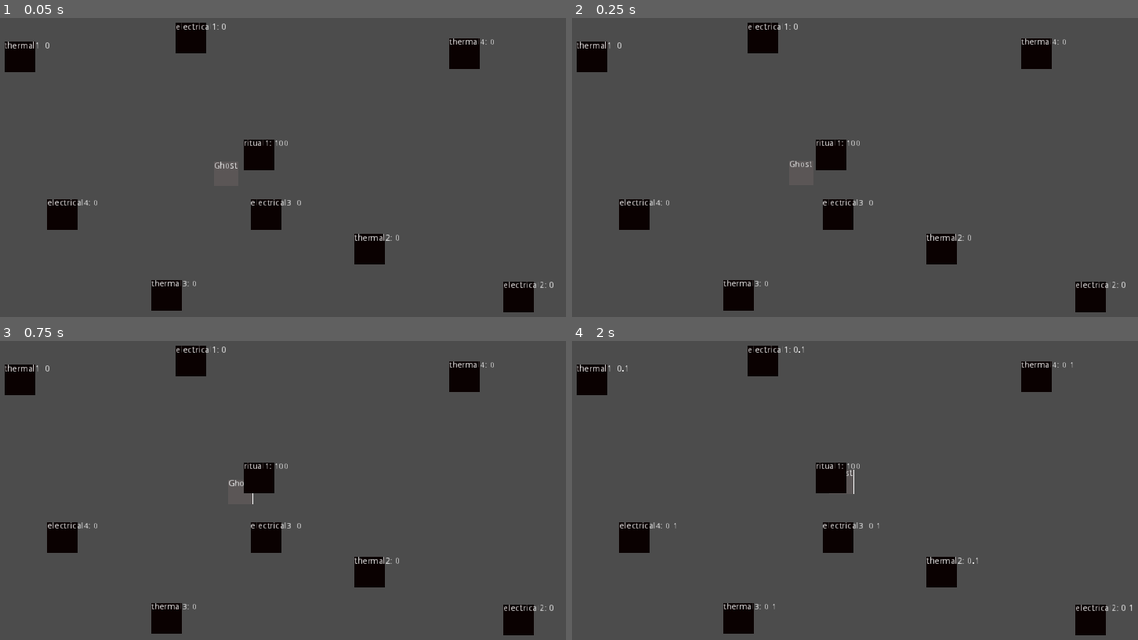
Above: before the commit, frames 1-4 (two rows, left to right).
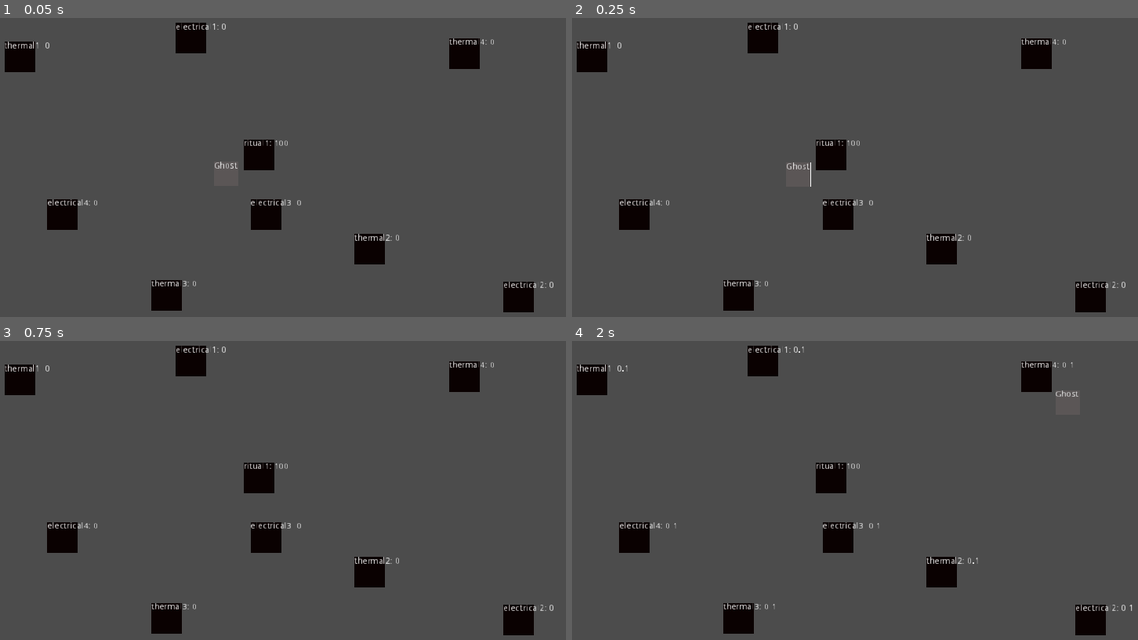
Above: after the commit, the same moments.

Repository: feyrkh/spook-encounters
Game: Godot game, scene res://scene/demo/powerSourceDemo.tscn
The game is run twice, just before and just after one commit, with the same random seed, the same clock (stepped at 60 frames per second) and the same inputs. The project has no main scene, so this scene is started directly.
Inputs (mouse positions are in pixels of both pictures, inside the frame that each line leads up to):
- Up to frame 1 (0.05 s): no input
- Up to frame 2 (0.25 s): no input
- Up to frame 3 (0.75 s): move the mouse to (237, 493) at 0.52 s; hold D (p1_move_right) from 0.53 s (still down); tap Tab (cycle_selected_item) at 0.6 s; click (237, 493) at 0.67 s
- Up to frame 4 (2 s): move the mouse to (724, 532) at 1.27 s; release D (p1_move_right) at 1.28 s; hold S (p1_move_down) from 1.28 s (still down); tap X (drop_held_item) at 1.35 s

Frame 1 is identical in both runs. In frame 2, less than 0.1% of the frame differs, in the area x 37-43%, y 47-57%; in frame 3, less than 0.1%; in frame 4, less than 0.1%.

Commit message:
Started on ScriptedGhost, added teleport movestyle

Diff:
--- a/project.godot
+++ b/project.godot
@@ -24,6 +24,11 @@
 "language": "GDScript",
 "path": "res://scene/ghost/GhostController.gd"
 }, {
+"base": "Node",
+"class": "GhostScript",
+"language": "GDScript",
+"path": "res://scene/ghost/goal/GhostScript.gd"
+}, {
 "base": "Node2D",
 "class": "GoalController",
 "language": "GDScript",
@@ -39,7 +44,7 @@
 "language": "GDScript",
 "path": "res://scene/player/ItemDetector.gd"
 }, {
-"base": "Node2D",
+"base": "Node",
 "class": "MovementController",
 "language": "GDScript",
 "path": "res://scene/ghost/move/MovementController.gd"
@@ -53,17 +58,24 @@
 "class": "PowerSourceUtil",
 "language": "GDScript",
 "path": "res://scene/ghost/source/PowerSourceUtil.gd"
+}, {
+"base": "KinematicBody2D",
+"class": "ScriptedGhost",
+"language": "GDScript",
+"path": "res://scene/ghost/ScriptedGhost.gd"
 } ]
 _global_script_class_icons={
 "BasicItem": "",
 "FloatController": "",
 "GhostController": "",
+"GhostScript": "",
 "GoalController": "",
 "HeldItem": "",
 "ItemDetector": "",
 "MovementController": "",
 "PowerSource": "",
-"PowerSourceUtil": ""
+"PowerSourceUtil": "",
+"ScriptedGhost": ""
 }
 
 [application]
--- a/scene/demo/powerSourceDemo.tscn
+++ b/scene/demo/powerSourceDemo.tscn
@@ -1,6 +1,6 @@
 [gd_scene load_steps=3 format=2]
 
-[ext_resource path="res://scene/ghost/Ghost.tscn" type="PackedScene" id=1]
+[ext_resource path="res://scene/ghost/DrainerGhost.tscn" type="PackedScene" id=1]
 [ext_resource path="res://scene/ghost/source/PowerSource.tscn" type="PackedScene" id=2]
 
 [node name="PowerSourceDemo" type="Node2D"]
--- a/scene/ghost/Ghost.tscn
+++ b/scene/ghost/DrainerGhost.tscn
@@ -1,10 +1,11 @@
-[gd_scene load_steps=8 format=2]
+[gd_scene load_steps=9 format=2]
 
 [ext_resource path="res://scene/ghost/GhostController.gd" type="Script" id=1]
-[ext_resource path="res://scene/ghost/move/FloatController.gd" type="Script" id=2]
-[ext_resource path="res://scene/ghost/goal/GoalController.gd" type="Script" id=3]
-[ext_resource path="res://scene/ghost/DebugLabel.gd" type="Script" id=4]
+[ext_resource path="res://scene/ghost/move/styles/teleport.gd" type="Script" id=2]
+[ext_resource path="res://scene/ghost/DebugLabel.gd" type="Script" id=3]
+[ext_resource path="res://scene/ghost/goal/GoalController.gd" type="Script" id=4]
 [ext_resource path="res://scene/ghost/drain/DrainController.gd" type="Script" id=5]
+[ext_resource path="res://scene/ghost/move/styles/teleport.tscn" type="PackedScene" id=6]
 
 [sub_resource type="RectangleShape2D" id=1]
 extents = Vector2( 20, 20 )
@@ -46,9 +47,11 @@
 script = ExtResource( 5 )
 
 [node name="GoalController" type="Node2D" parent="."]
-script = ExtResource( 3 )
+script = ExtResource( 4 )
 
-[node name="MovementController" type="Node2D" parent="."]
+[node name="MovementControllerOld" type="Node2D" parent="."]
 script = ExtResource( 2 )
+
+[node name="MovementController" parent="." instance=ExtResource( 6 )]
+[connection signal="timeout" from="GoalTimer" to="." method="_on_GoalTimer_timeout"]
 [connection signal="timeout" from="GoalTimer" to="RichTextLabel" method="_on_GoalTimer_timeout"]
-[connection signal="timeout" from="GoalTimer" to="." method="_on_GoalTimer_timeout"]
--- /dev/null
+++ b/scene/ghost/ScriptedGhost.gd
@@ -0,0 +1,5 @@
+extends KinematicBody2D
+class_name ScriptedGhost
+
+var activeStep = 0
+onready var ghostScript = $GhostScript
--- /dev/null
+++ b/scene/ghost/ScriptedGhost.tscn
@@ -0,0 +1,45 @@
+[gd_scene load_steps=7 format=2]
+
+[ext_resource path="res://scene/ghost/ScriptedGhost.gd" type="Script" id=1]
+[ext_resource path="res://scene/ghost/move/styles/float.tscn" type="PackedScene" id=2]
+[ext_resource path="res://scene/ghost/goal/GhostScript.gd" type="Script" id=3]
+[ext_resource path="res://scene/ghost/move/MultiMoveController.gd" type="Script" id=4]
+
+[sub_resource type="RectangleShape2D" id=1]
+extents = Vector2( 20, 20 )
+
+[sub_resource type="StyleBoxFlat" id=2]
+bg_color = Color( 0.359375, 0.338318, 0.338318, 1 )
+
+[node name="ghost" type="KinematicBody2D"]
+collision_layer = 4
+collision_mask = 0
+script = ExtResource( 1 )
+
+[node name="ColorRect" type="ColorRect" parent="."]
+margin_right = 40.0
+margin_bottom = 40.0
+__meta__ = {
+"_edit_use_anchors_": false
+}
+
+[node name="CollisionShape2D" type="CollisionShape2D" parent="."]
+position = Vector2( 19.8438, 20.1587 )
+shape = SubResource( 1 )
+
+[node name="Label" type="RichTextLabel" parent="."]
+margin_right = 40.0
+margin_bottom = 40.0
+custom_styles/normal = SubResource( 2 )
+text = "Ghost"
+__meta__ = {
+"_edit_use_anchors_": false
+}
+
+[node name="GhostScript" type="Node" parent="."]
+script = ExtResource( 3 )
+
+[node name="move" type="Node" parent="."]
+script = ExtResource( 4 )
+
+[node name="float" parent="move" instance=ExtResource( 2 )]
--- /dev/null
+++ b/scene/ghost/goal/GhostScript.gd
@@ -0,0 +1,7 @@
+extends Node
+class_name GhostScript
+
+func _ready():
+	for child in get_children():
+		if child.has_method('setGhost'): child.setGhost(get_parent())
+		if child.has_method('setScript'): child.setScript(self)
--- a/scene/ghost/move/MovementController.gd
+++ b/scene/ghost/move/MovementController.gd
@@ -1,4 +1,4 @@
-extends Node2D
+extends Node
 class_name MovementController
 
 export(float) var movePixelsPerSecond = 40
--- /dev/null
+++ b/scene/ghost/move/MultiMoveController.gd
@@ -0,0 +1,14 @@
+extends Node
+
+func _ready():
+	# The first movement style is always the one enabled to start
+	for child in get_children():
+		child.set_process(false)
+	get_children()[0].set_process(true)
+
+func setMoveStyle(moveNodeName):
+	for child in get_children():
+		child.set_process(false)
+	var node = get_node('moveNodeName')
+	if !node: node = get_children()[0]
+	node.set_process(true)
--- /dev/null
+++ b/scene/ghost/move/styles/float.gd
@@ -0,0 +1,8 @@
+extends MovementController
+
+func _process(_delta):
+	if (!moveTarget): return
+	controller.move_and_slide((moveTarget.position - controller.position).normalized() * movePixelsPerSecond)
+	if (moveTarget.position - controller.position).length() < closingDistance:
+		controller.onMoveFinished(moveTarget)
+		moveTarget = null
--- /dev/null
+++ b/scene/ghost/move/styles/float.tscn
@@ -0,0 +1,6 @@
+[gd_scene load_steps=2 format=2]
+
+[ext_resource path="res://scene/ghost/move/styles/float.gd" type="Script" id=1]
+
+[node name="float" type="Node"]
+script = ExtResource( 1 )
--- /dev/null
+++ b/scene/ghost/move/styles/teleport.gd
@@ -0,0 +1,37 @@
+extends MovementController
+
+var teleporting = false
+var startPosition
+var startVisibility
+export var shakeOffset = 10
+
+signal shakeComplete
+
+func _process(_delta):
+	if (!moveTarget || teleporting): return
+	startTeleport()
+
+func shake():
+	$ShakeTimer.start()
+	while($ShakeTimer.time_left > 0):
+		controller.global_position = controller.global_position + Vector2(rand_range(-shakeOffset, shakeOffset), rand_range(-shakeOffset, shakeOffset))
+		$ShakeTicker.start()
+		yield($ShakeTicker, "timeout")
+	emit_signal("shakeComplete")
+
+func startTeleport():
+	teleporting = true
+	startPosition = controller.global_position
+	startVisibility = controller.visible
+	shake()
+	yield(self, 'shakeComplete')
+	controller.visible = false
+	controller.global_position = moveTarget.global_position
+	$HideTimer.start()
+	yield($HideTimer, "timeout")
+	controller.visible = startVisibility
+	shake()
+	yield(self, 'shakeComplete')
+	teleporting = false
+	controller.onMoveFinished(moveTarget)
+	moveTarget = null
--- /dev/null
+++ b/scene/ghost/move/styles/teleport.tscn
@@ -0,0 +1,17 @@
+[gd_scene load_steps=2 format=2]
+
+[ext_resource path="res://scene/ghost/move/styles/teleport.gd" type="Script" id=1]
+
+[node name="teleport" type="Node"]
+script = ExtResource( 1 )
+shakeOffset = 5
+
+[node name="ShakeTimer" type="Timer" parent="."]
+wait_time = 0.5
+one_shot = true
+
+[node name="ShakeTicker" type="Timer" parent="."]
+wait_time = 0.05
+
+[node name="HideTimer" type="Timer" parent="."]
+one_shot = true
Not shown: 1 places in scene/ghost/DrainerGhost.tscn that only renumber resources
